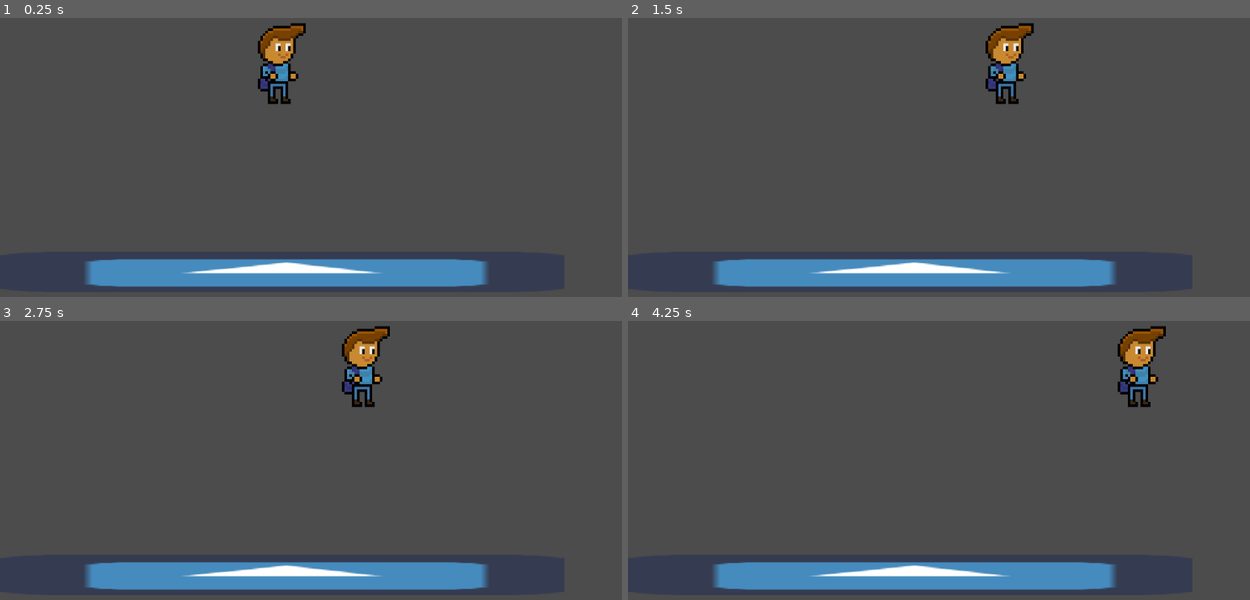
Above: before the commit, frames 1-4 (two rows, left to right).
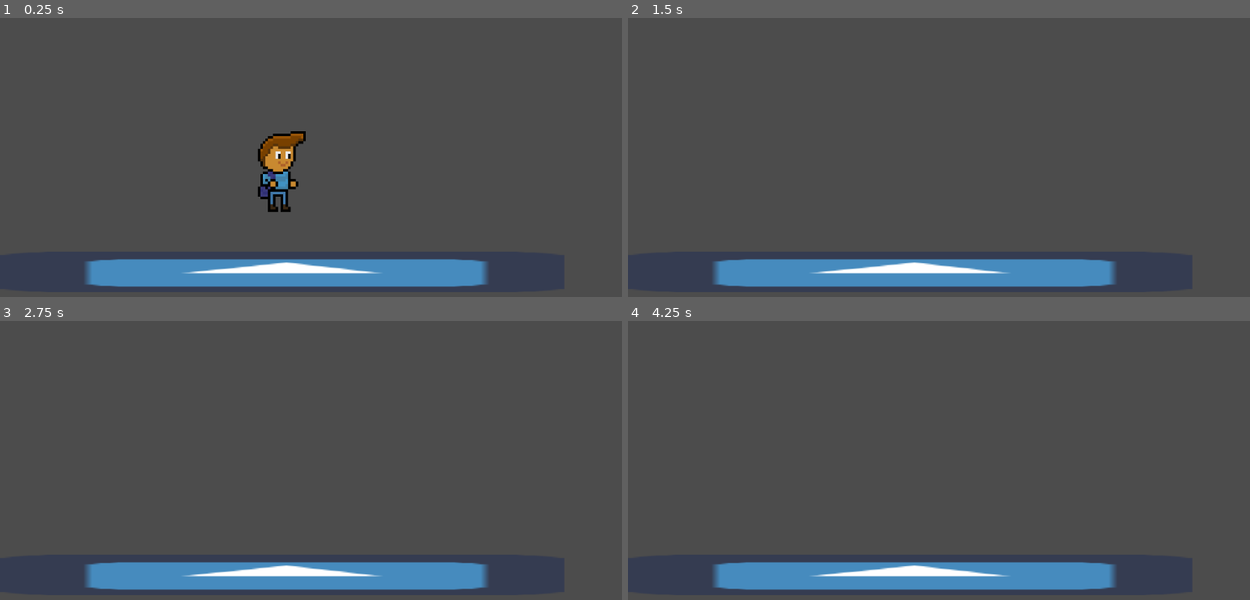
Above: after the commit, the same moments.

Repository: DBeslan/VimJam
Game: Godot game, scene res://src/Levels/TestLevel.tscn
The game is run twice, just before and just after one commit, with the same random seed, the same clock (stepped at 60 frames per second) and the same inputs. The engine's default icon, where the game draws it, is replaced by a stand-in: a white triangle on a blue panel in a dark square.
Inputs:
- Up to frame 1 (0.25 s): no input
- Up to frame 2 (1.5 s): hold D (right) from 0.53 s (still down); tap Space (jump) at 0.6, 0.77, 1.07, 1.35 s
- Up to frame 3 (2.75 s): tap Space (jump) at 1.52, 1.82, 2.1 s; release D (right) at 2.03 s; hold A (left) from 2.03 s (still down)
- Up to frame 4 (4.25 s): release A (left) at 2.78 s; hold D (right) from 2.78 s (still down); tap Space (jump) at 2.85, 3.02, 3.32, 3.6, 3.77, 4.07 s

The runs differ from the first frame. In frame 1, 2.9% of the frame differs, in the area x 41-50%, y 1-70%; in frame 2, 1.5%; in frame 3, 1.4%; in frame 4, 1.5%.

Commit message:
day 1 end

Diff:
--- a/src/Actors/Jim.gd
+++ b/src/Actors/Jim.gd
@@ -2,22 +2,52 @@
 
 const UP := Vector2.UP
 
-const ACCELERATION := 50
-const MAX_SPEED := 100
-const GRAVITY := 98
-const JUMP_SPEED := 200
+export (int) var gravity := 98
+export (float) var acceleration := 0.5
+export (int) var max_speed := 1000
+export (int) var jump_speed := 2000
+export (float) var friction := 0.8
 
 
 var velocity := Vector2()
-var direction := Vector2()
+var on_floor := false
+var jumps := 2
+onready var jumps_available := jumps
 
 func _physics_process(delta):
-	direction.x = int(Input.is_action_pressed("right")) - int(Input.is_action_pressed("left"))
+	var direction_x := int(Input.is_action_pressed("right")) - int(Input.is_action_pressed("left"))
+	velocity.x = lerp(velocity.x, direction_x * max_speed, acceleration)
+	if direction_x == 0:
+		velocity.x = lerp(velocity.x, 0, friction)
+
+	velocity = move_and_slide(velocity, UP)
+
+
+	if is_on_floor():
+		if on_floor == false:
+			on_floor = true
+			jumps_available = jumps
+	else:
+		if on_floor == true:
+			on_floor = false
+			jumps_available = 1
+		velocity.y += gravity
+
+
+func _unhandled_input(event):
+	if Input.is_action_just_pressed("jump"):
+		jump()
+	if Input.is_action_just_released("jump"):
+		jump_cut()
 
 
 
+func jump():
+	print(jumps_available)
+	if jumps_available > 0:
+		velocity.y = -jump_speed
+		jumps_available -= 1
 
-	velocity = (direction * MAX_SPEED) * delta
-	print(velocity)
-
-	velocity = move_and_slide(velocity * MAX_SPEED, UP)
+func jump_cut():
+	if velocity.y < -100:
+		velocity.y = -100
Binary file added: assets/background dream 1.png
Not shown, added: assets/background dream 1.png.import
Binary file added: assets/tile with grass.png
Not shown, added: assets/tile with grass.png.import
Binary file added: assets/tile without grass.png
Not shown, added: assets/tile without grass.png.import
Binary file added: assets/tree.png
Not shown, added: assets/tree.png.import
